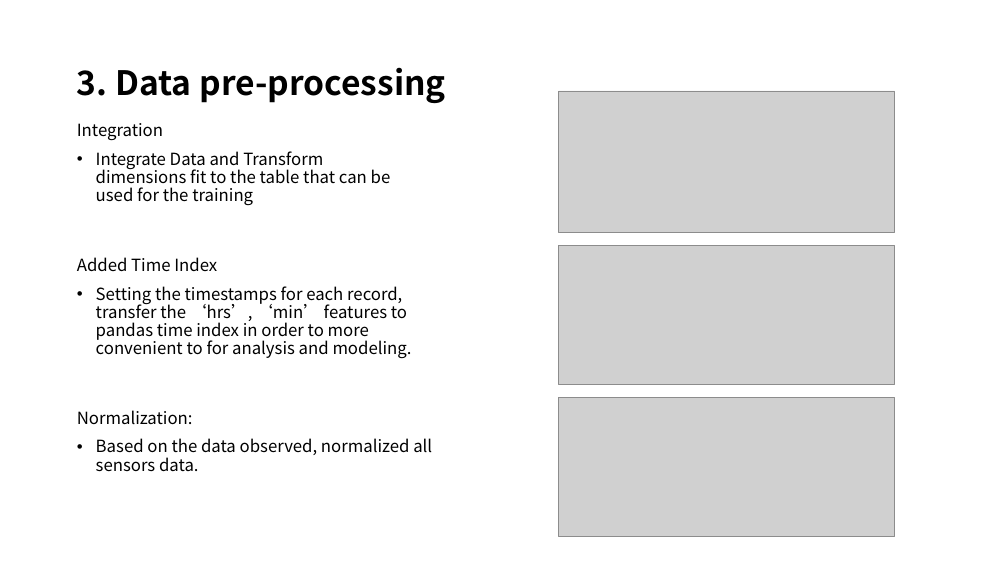
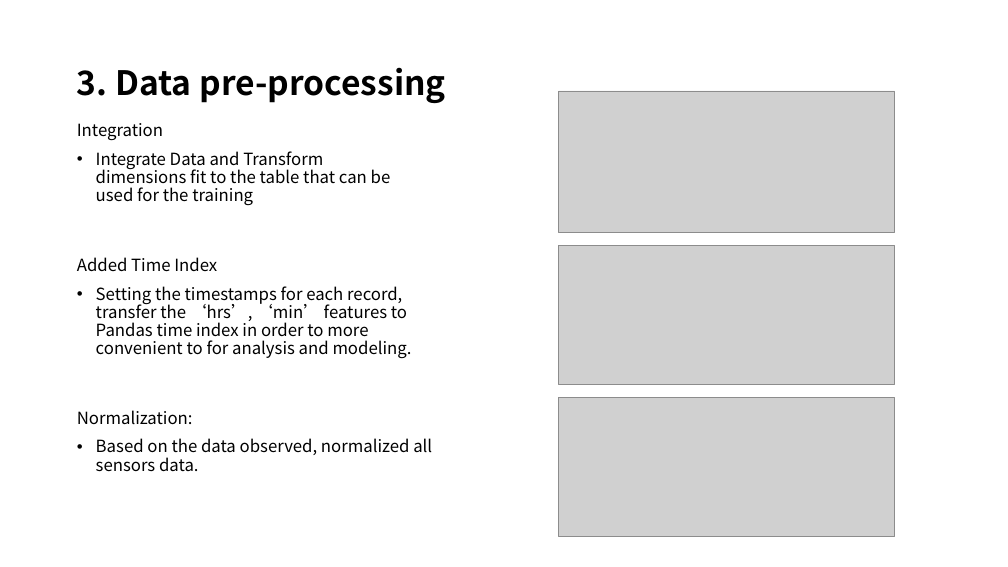
Before and after one commit to Alex-Tang0506/My_python_project, a slide deck: slide 4 of TransportationProject/Presentation.pptx. Drawn at 1008x567 pixels with LibreOffice and Linux fonts; fonts in the diff are those of the drawing; grey boxes stand for pictures. Boxes give left, top, right and bottom in pixels: in the first picture for what was removed or moved away, otherwise in the second. Text is boxed around its words. In the diff, an @@ line names an element or a change of style, - is before the commit and + after.

```diff
--- a/TransportationProject/Presentation.pptx
+++ b/TransportationProject/Presentation.pptx
@@ text at (96, 286, 412, 359): text changed @@
-• Setting the timestamps for each record, transfer the ‘hrs’, ‘min’ features to pandas time index in order to more convenient to for analysis and modeling.
+• Setting the timestamps for each record, transfer the ‘hrs’, ‘min’ features to Pandas time index in order to more convenient to for analysis and modeling.
```
Also in this commit, not shown: 1 other slide changed.
